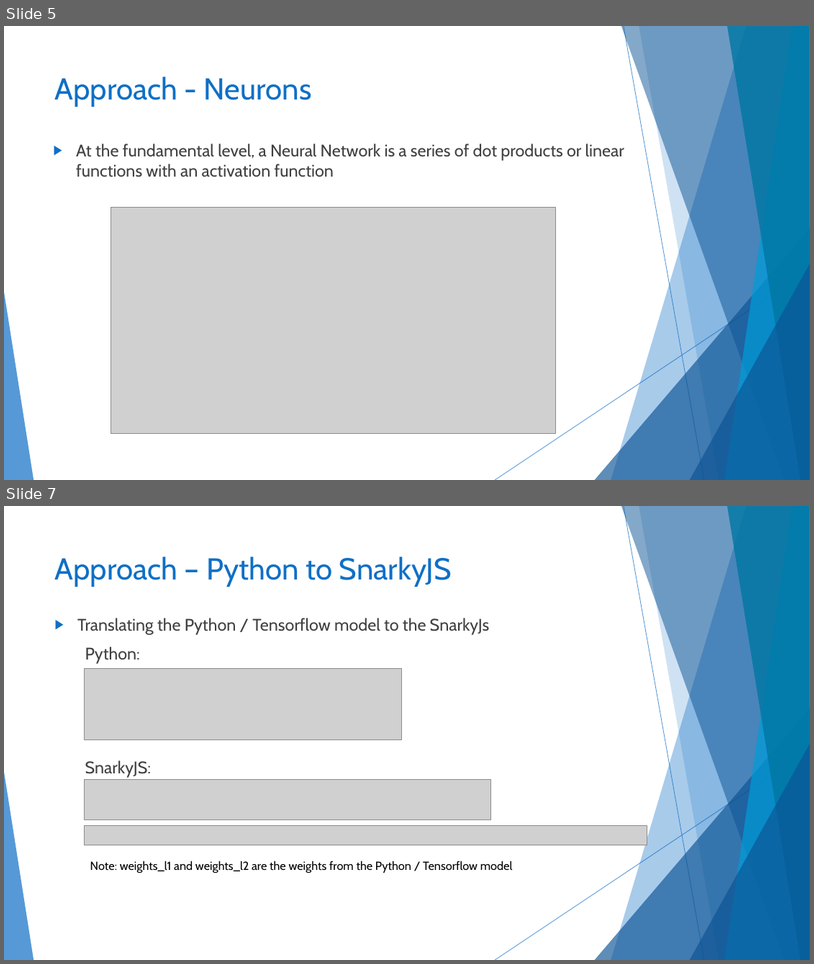
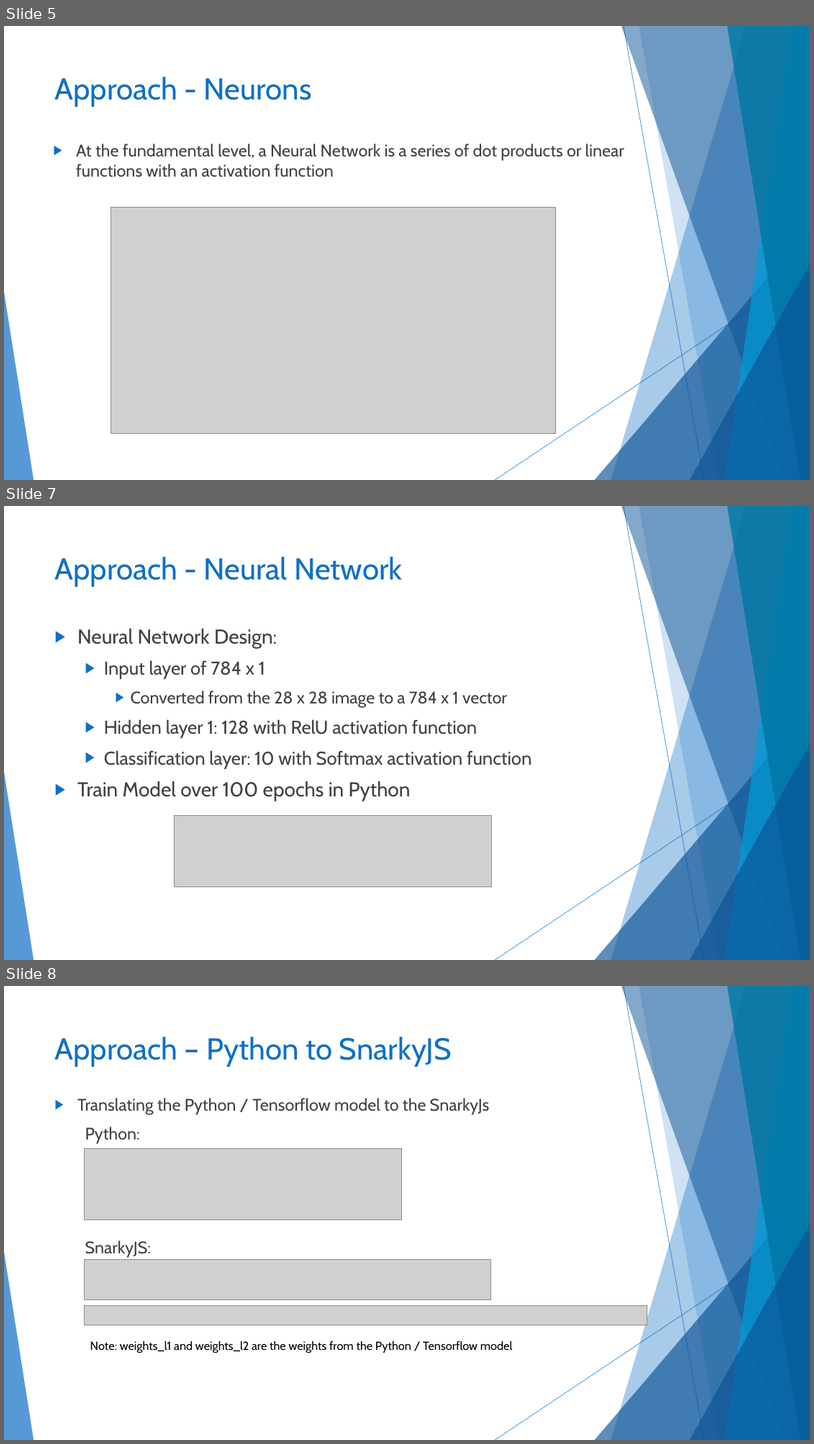
Before and after one commit to gordonfreemanfree/SnarkyNet-MNIST-Digits, a slide deck: Makalfo_Deep_Neural_Network.pptx. Shown one above the other, each under a label of ours: slides 5 and 7 before the commit, slides 5, 7 and 8 after it; the slides between them are not shown. The pictures are 814x964 and 814x1444 pixels, drawn with LibreOffice and Linux fonts; fonts in the diff are those of the drawing; grey boxes stand for pictures. Boxes give left, top, right and bottom in pixels: in the first picture for what was removed or moved away, otherwise in the second. Text is boxed around its words. In the diff, an @@ line names an element or a change of style, - is before the commit and + after.

```diff
--- a/Makalfo_Deep_Neural_Network.pptx
+++ b/Makalfo_Deep_Neural_Network.pptx
@@ slide 7 added at [4, 506, 810, 960], background #FFFFFF; not listed: 10 template elements that a slide beside it also shows @@
@@ title added at [55, 556, 402, 587], 36 pt, text #0F6FC6 @@
+Approach - Neural Network
@@ text added at [77, 628, 532, 801], 22 pt, text #404040 @@
+▶ Neural Network Design:
+  ▶ Input layer of 784 x 1
+    ▶ Converted from the 28 x 28 image to a 784 x 1 vector
+  ▶ Hidden layer 1: 128 with RelU activation function
+  ▶ Classification layer: 10 with Softmax activation function
+▶ Train Model over 100 epochs in Python
@@ picture added at [175, 815, 492, 886] @@
@@ what was slide 7 is now slide 8 @@
```
Also in this commit, not shown: 1 slide changed, 8 other slides added, 15 slides removed.
